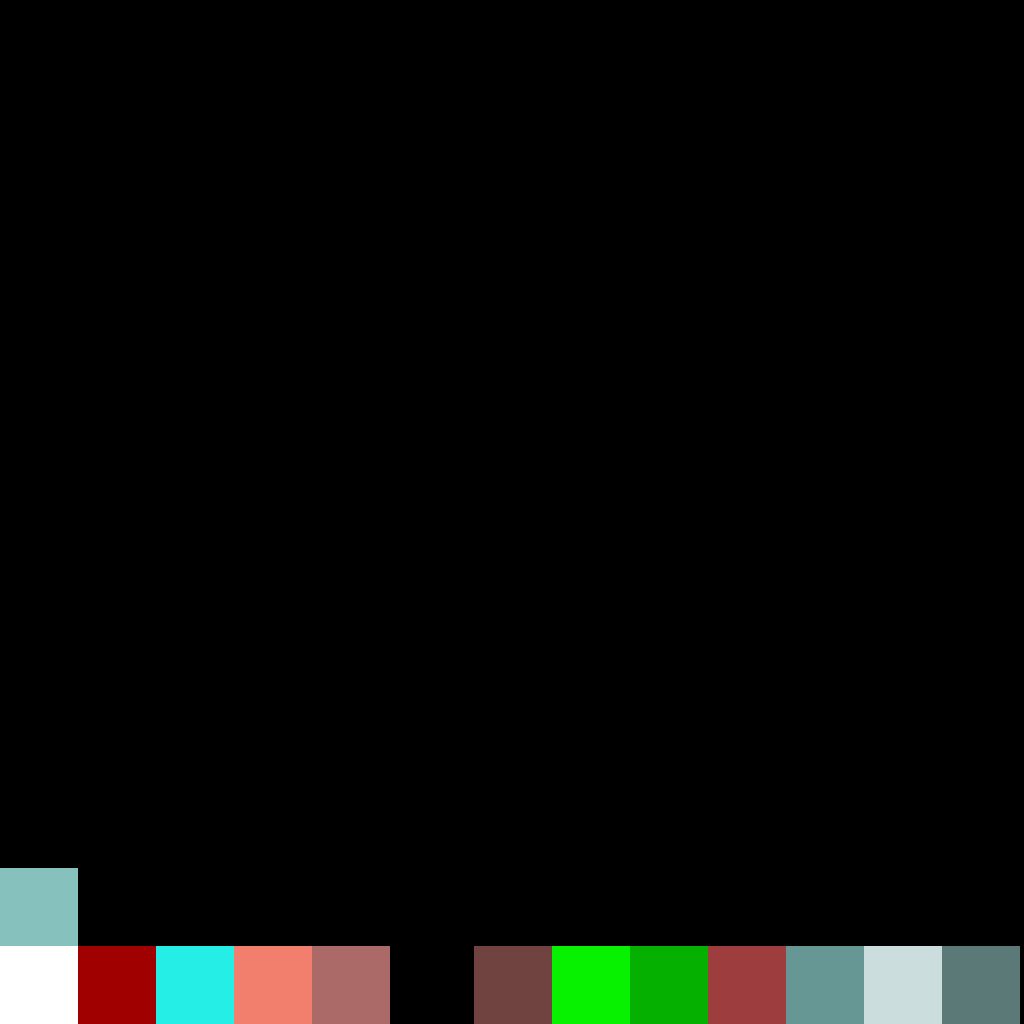
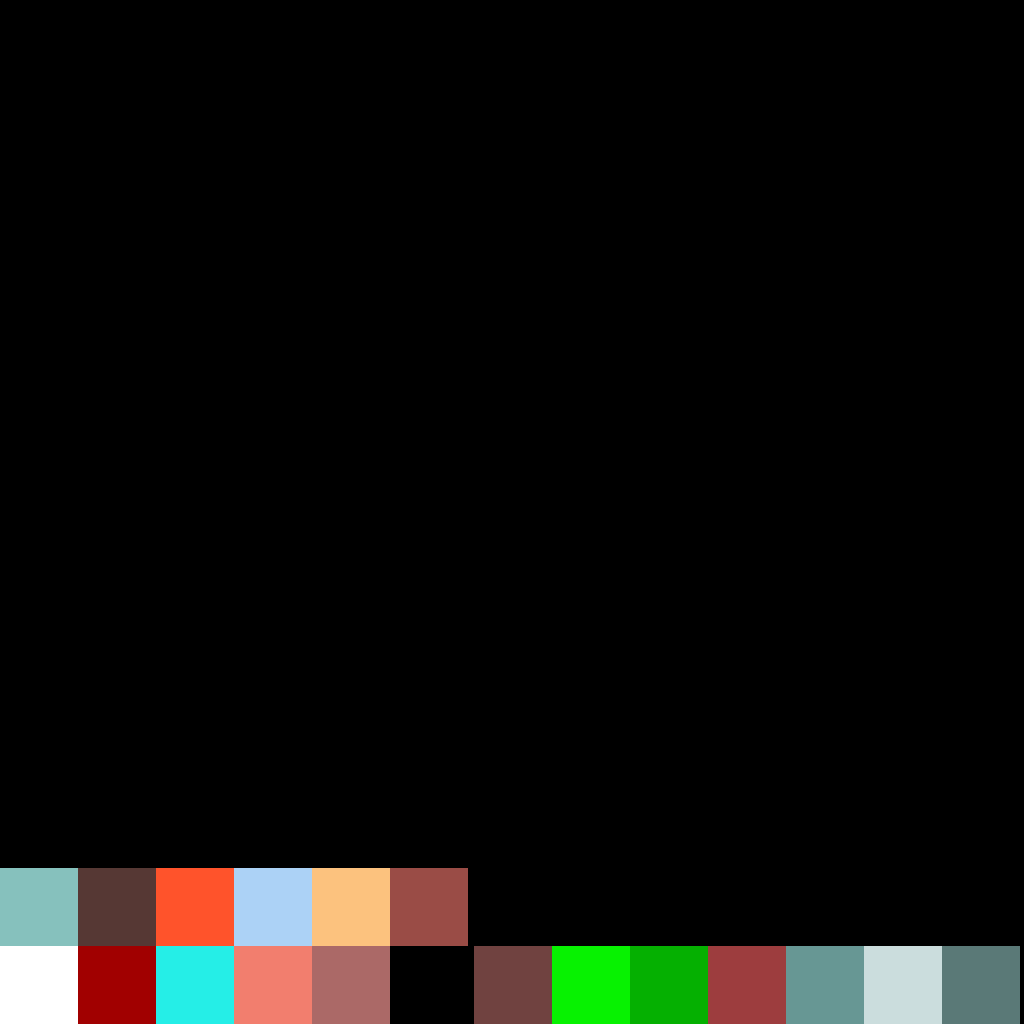
Layer changes from the first 1024px x 1024px image to the second:
added layer "Layer 18" above "Layer 17" over (390, 868, 468, 946)
added layer "Layer 17" above "Layer 16" over (312, 868, 390, 946)
added layer "Layer 16" above "Layer 15" over (234, 868, 312, 946)
added layer "Layer 15" above "Layer 14" over (156, 868, 234, 946)
added layer "Layer 14" above "Layer 13" over (78, 868, 156, 946)
